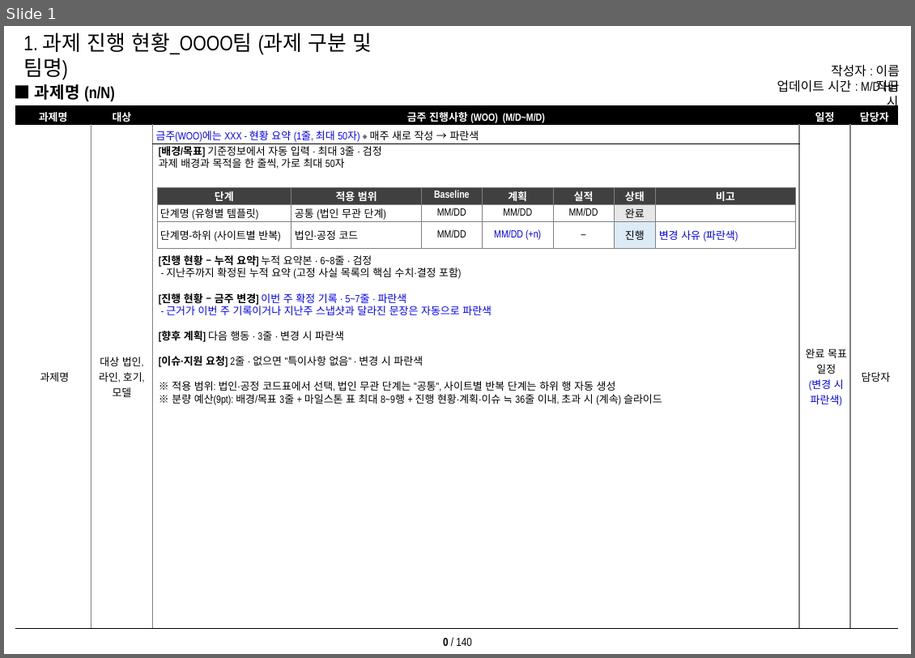
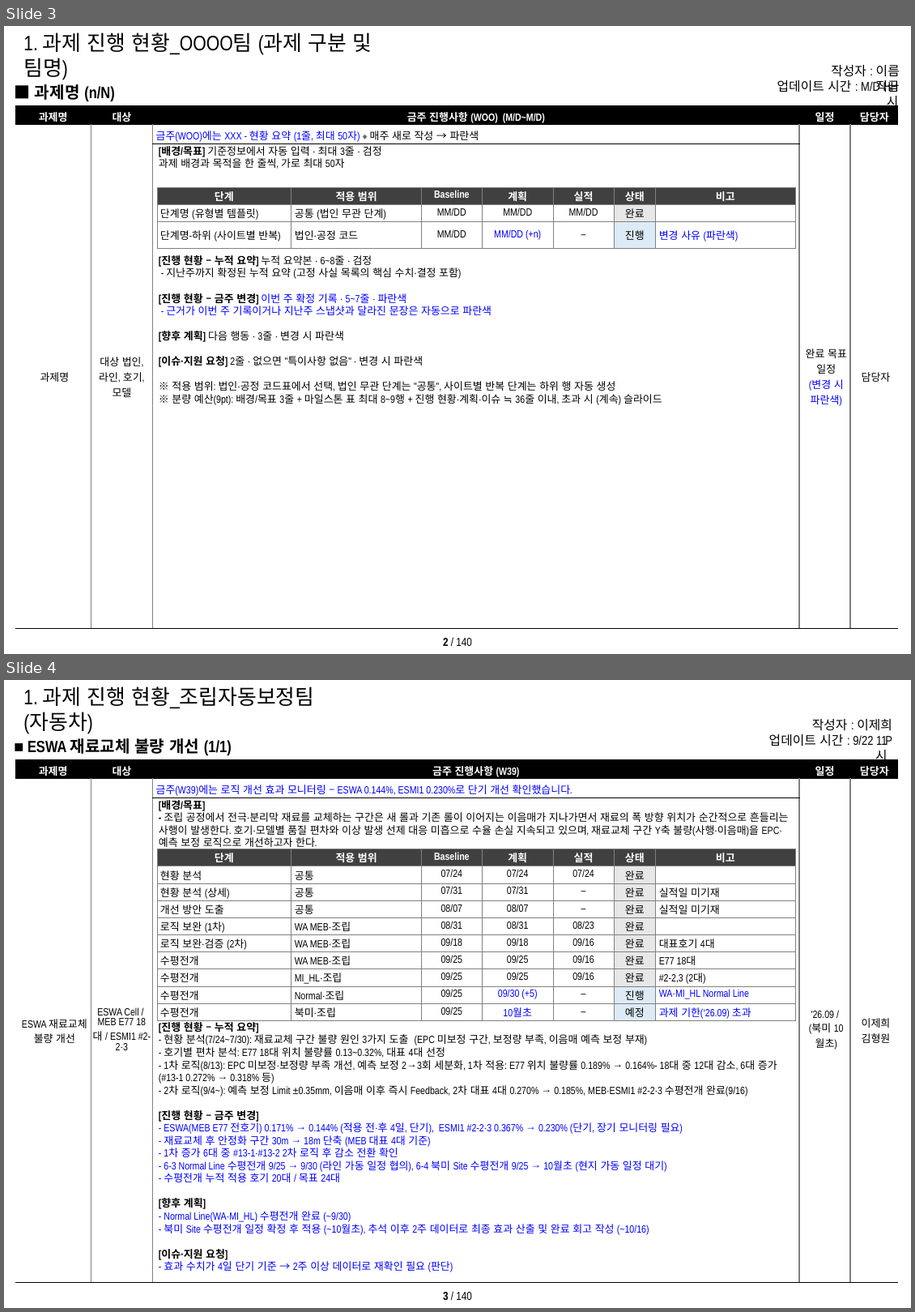
Before and after one commit to Lee-Jaehu/Box, a slide deck: weekly-report/주간업무PPT_Template_v2.pptx. Shown one above the other, each under a label of ours: slide 1 before the commit, slides 3 and 4 after it. The pictures are 915x658 and 915x1312 pixels, drawn with LibreOffice and Linux fonts; fonts in the diff are those of the drawing. Boxes give left, top, right and bottom in pixels: in the first picture for what was removed or moved away, otherwise in the second. Text is boxed around its words. In the diff, an @@ line names an element or a change of style, - is before the commit and + after.

```diff
--- a/weekly-report/주간업무PPT_Template_v2.pptx
+++ b/weekly-report/주간업무PPT_Template_v2.pptx
@@ slide 4 added at [4,680,911,1308], background #FFFFFF; not listed: 1 template element that a slide beside it also shows @@
@@ rectangle added at [15,691,389,725], fill #FFFFFF, outline #FFFFFF 1 pt, 18 pt, text #000000 @@
+1. 과제 진행 현황_조립자동보정팀 (자동차)
@@ text added at [812,719,893,745], 11 pt, text #000000 @@
+작성자 : 이제희 P
@@ text added at [27,738,232,756], 14 pt, text #000000, bold @@
+■ ESWA 재료교체 불량 개선 (1/1)
@@ text added at [769,734,873,746], 11 pt, text #000000 @@
+업데이트 시간 : 9/22 11시
@@ table added at [15,759,898,1283], 3 rows, 5 columns @@
+과제명 | 대상 | 금주 진행사항 (W39) | 일정 | 담당자
+ESWA 재료교체 불량 개선 | ESWA Cell / / MEB E77 18대 / ESMI1 #2-2·3 | 금주(W39)에는 로직 개선 효과 모니터링 – ESWA 0.144%, ESMI1 0.230%로 단기 개선 확인했습니다. | '26.09 / (북미 10월초) | 이제희 / 김형원
+ |  |  |  | 
@@ text added at [159,800,789,850], 9 pt, text #000000 @@
+[배경/목표]
+- 조립 공정에서 전극·분리막 재료를 교체하는 구간은 새 롤과 기존 롤이 이어지는 이음매가 지나가면서 재료의 폭 방향 위치가 순간적으로 흔들리는 사행이 발생한다. 호기·모델별 품질 편차와 이상 발생 선제 대응 미흡으로 수율 손실 지속되고 있으며, 재료교체 구간 Y축 불량(사행·이음매)을 EPC·예측 보정 로직으로 개선하고자 한다.
@@ table added at [157,849,795,1022], 10 rows, 7 columns @@
+단계 | 적용 범위 | Baseline | 계획 | 실적 | 상태 | 비고
+현황 분석 | 공통 | 07/24 | 07/24 | 07/24 | 완료 | 
+현황 분석 (상세) | 공통 | 07/31 | 07/31 | – | 완료 | 실적일 미기재
+개선 방안 도출 | 공통 | 08/07 | 08/07 | – | 완료 | 실적일 미기재
+로직 보완 (1차) | WA MEB·조립 | 08/31 | 08/31 | 08/23 | 완료 | 
+로직 보완·검증 (2차) | WA MEB·조립 | 09/18 | 09/18 | 09/16 | 완료 | 대표호기 4대
+수평전개 | WA MEB·조립 | 09/25 | 09/25 | 09/16 | 완료 | E77 18대
+수평전개 | MI_HL·조립 | 09/25 | 09/25 | 09/16 | 완료 | #2-2,3 (2대)
+수평전개 | Normal·조립 | 09/25 | 09/30 (+5) | – | 진행 | WA·MI_HL Normal Line
+수평전개 | 북미·조립 | 09/25 | 10월초 | – | 예정 | 과제 기한(‘26.09) 초과
@@ text added at [159,1019,778,1272], 9 pt, text #0000FF @@
+[진행 현황 – 누적 요약]
+- 현황 분석(7/24~7/30): 재료교체 구간 불량 원인 3가지 도출 (EPC 미보정 구간, 보정량 부족, 이음매 예측 보정 부재)
+- 호기별 편차 분석: E77 18대 위치 불량률 0.13~0.32%, 대표 4대 선정
+- 1차 로직(8/13): EPC 미보정·보정량 부족 개선, 예측 보정 2→3회 세분화, 1차 적용: E77 위치 불량률 0.189% → 0.164%- 18대 중 12대 감소, 6대 증가(#13-1 0.272% → 0.318% 등)
+- 2차 로직(9/4~): 예측 보정 Limit ±0.35mm, 이음매 이후 즉시 Feedback, 2차 대표 4대 0.270% → 0.185%, MEB·ESMI1 #2-2·3 수평전개 완료(9/16)
+[진행 현황 – 금주 변경]
+- ESWA(MEB E77 전호기) 0.171% → 0.144% (적용 전·후 4일, 단기), ESMI1 #2-2·3 0.367% → 0.230% (단기, 장기 모니터링 필요)
+- 재료교체 후 안정화 구간 30m → 18m 단축 (MEB 대표 4대 기준)
+- 1차 증가 6대 중 #13-1·#13-2 2차 로직 후 감소 전환 확인
+- 6-3 Normal Line 수평전개 9/25 → 9/30 (라인 가동 일정 협의), 6-4 북미 Site 수평전개 9/25 → 10월초 (현지 가동 일정 대기)
+- 수평전개 누적 적용 호기 20대 / 목표 24대
+[향후 계획]
+- Normal Line(WA·MI_HL) 수평전개 완료 (~9/30)
+- 북미 Site 수평전개 일정 확정 후 적용 (~10월초), 추석 이후 2주 데이터로 최종 효과 산출 및 완료 회고 작성 (~10/16)
+[이슈·지원 요청]
+- 효과 수치가 4일 단기 기준 → 2주 이상 데이터로 재확인 필요 (판단)
@@ what was slide 1 is now slide 3 @@
@@ page number at [443,638,472,646]: text changed @@
-0 / 140
+2 / 140
```
Also in this commit, not shown: 2 other slides added.
